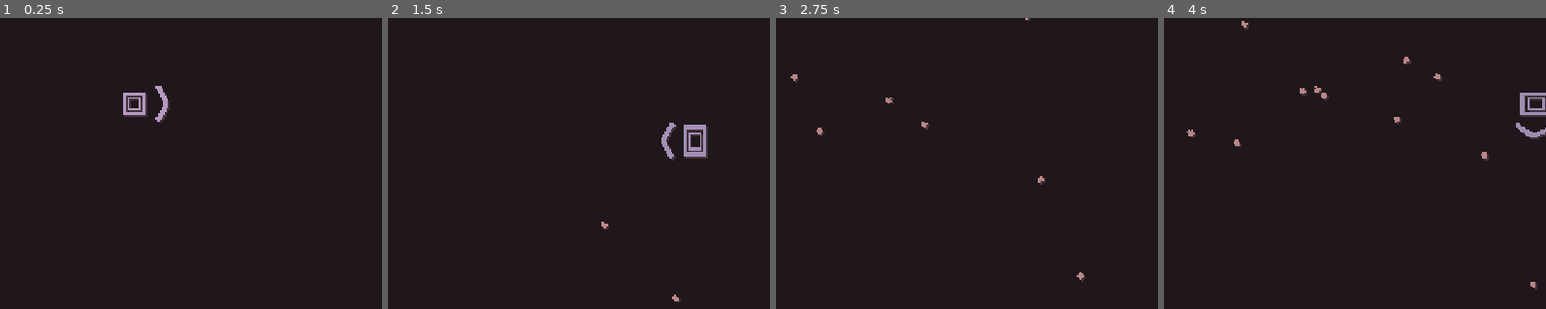
Above: before the commit, frames 1-4 (left to right).
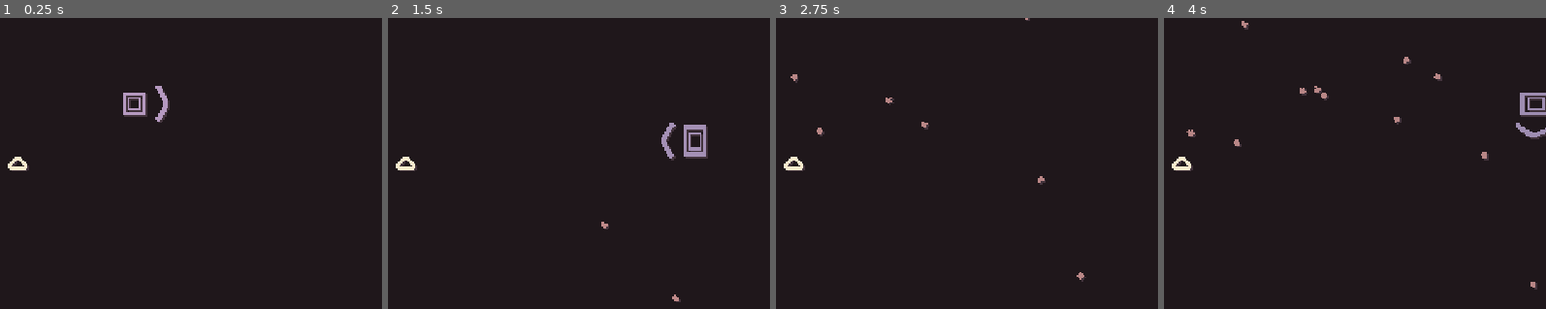
Above: after the commit, the same moments.

Repository: skibbl-dev/bisk-it-for-the-Ruscuit
Game: Godot game, scene res://scenes/game.tscn
Two runs of this game, one before a commit and one after it. Both use one fixed random seed, a clock stepped at 60 frames per second and the inputs below. This scene is started directly instead of the project's main scene. Sound files missing from this copy of the repository are replaced by a short silence.
Inputs (mouse positions are % of the whole screen's width and height, from its top left):
- Up to frame 1 (0.25 s): no input
- Up to frame 2 (1.5 s): move the mouse to (72, 45) at 0.52 s; hold D (right) 0.53-1.28 s; right-click (72, 45) at 0.6 s; click (72, 45) at 0.67 s; move the mouse to (29, 55) at 1.27 s; hold S (down) from 1.28 s (still down); click (29, 55) at 1.35 s
- Up to frame 3 (2.75 s): move the mouse to (59, 28) at 2.02 s; release S (down) at 2.03 s; hold D (right) from 2.03 s (still down); right-click (59, 28) at 2.1 s; click (59, 28) at 2.17 s
- Up to frame 4 (4 s): move the mouse to (44, 70) at 2.77 s; release D (right) at 2.78 s; hold W (up) 2.78-3.53 s; click (44, 70) at 2.85 s; move the mouse to (80, 65) at 3.52 s; hold A (left) from 3.53 s (still down); right-click (80, 65) at 3.6 s; click (80, 65) at 3.67 s
The pictures show only the part of the screen within x 32-82%, y 35-85%; the shares and areas given below are measured in that part.

The runs differ from the first frame. In frame 1, 0.2% of the frame differs, in the area x 2-8%, y 47-53%; in frame 2, 0.2%; in frame 3, 0.2%; in frame 4, 0.2%.

Commit message:
Wave Indicator A rrow

Diff:
--- a/scenes/game.tscn
+++ b/scenes/game.tscn
@@ -10,6 +10,7 @@
 [ext_resource type="Texture2D" uid="uid://cql8hos43jppj" path="res://assets/WaveCompleted.png" id="8_gee14"]
 [ext_resource type="Texture2D" uid="uid://dcfcddemtxxmy" path="res://assets/RunIndicatorbackground.png" id="9_0tnpc"]
 [ext_resource type="Texture2D" uid="uid://bj5k2suu72ekk" path="res://assets/WaveTransition/CentipedeBoss.png" id="10_vtaks"]
+[ext_resource type="Texture2D" uid="uid://jnnl6vkj7gdv" path="res://assets/WaveTransition/CurrentWaveIndicator.png" id="11_kvpfn"]
 
 [sub_resource type="Animation" id="Animation_gee14"]
 length = 0.001
@@ -64,6 +65,18 @@
 "transitions": PackedFloat32Array(1),
 "update": 0,
 "values": [Vector2(480, 165.5)]
+}
+tracks/1/type = "value"
+tracks/1/imported = false
+tracks/1/enabled = true
+tracks/1/path = NodePath("WaveTransition/RunIndicators:modulate")
+tracks/1/interp = 1
+tracks/1/loop_wrap = true
+tracks/1/keys = {
+"times": PackedFloat32Array(0),
+"transitions": PackedFloat32Array(1),
+"update": 0,
+"values": [Color(1, 1, 1, 0)]
 }
 
 [sub_resource type="Animation" id="Animation_0tnpc"]
@@ -89,12 +102,24 @@
 tracks/1/interp = 1
 tracks/1/loop_wrap = true
 tracks/1/keys = {
-"times": PackedFloat32Array(3),
+"times": PackedFloat32Array(2.7),
 "transitions": PackedFloat32Array(1),
 "values": [{
 "args": [],
 "method": &"spawn_next_wave"
 }]
+}
+tracks/2/type = "value"
+tracks/2/imported = false
+tracks/2/enabled = true
+tracks/2/path = NodePath("WaveTransition/RunIndicators:modulate")
+tracks/2/interp = 1
+tracks/2/loop_wrap = true
+tracks/2/keys = {
+"times": PackedFloat32Array(0.9, 1.2),
+"transitions": PackedFloat32Array(0.840895, 1),
+"update": 0,
+"values": [Color(1, 1, 1, 0), Color(1, 1, 1, 1)]
 }
 
 [sub_resource type="AnimationLibrary" id="AnimationLibrary_vtaks"]
@@ -191,8 +216,8 @@
 grow_vertical = 2
 texture = ExtResource("8_gee14")
 
-[node name="RunIndicators" type="TextureRect" parent="WaveTransition/WaveChanged"]
-layout_mode = 1
+[node name="RunIndicators" type="TextureRect" parent="WaveTransition"]
+modulate = Color(1, 1, 1, 0)
 anchors_preset = 8
 anchor_left = 0.5
 anchor_top = 0.5
@@ -207,49 +232,56 @@
 pivot_offset = Vector2(81, 8)
 texture = ExtResource("9_0tnpc")
 
-[node name="HBox" type="HBoxContainer" parent="WaveTransition/WaveChanged/RunIndicators"]
+[node name="HBox" type="HBoxContainer" parent="WaveTransition/RunIndicators"]
 layout_mode = 0
 offset_left = 1.0
 offset_right = 165.0
 offset_bottom = 16.0
 theme_override_constants/separation = 0
 
-[node name="TextureRect" type="TextureRect" parent="WaveTransition/WaveChanged/RunIndicators/HBox"]
-layout_mode = 2
-texture = ExtResource("10_vtaks")
-
-[node name="TextureRect2" type="TextureRect" parent="WaveTransition/WaveChanged/RunIndicators/HBox"]
-layout_mode = 2
-texture = ExtResource("10_vtaks")
-
-[node name="TextureRect3" type="TextureRect" parent="WaveTransition/WaveChanged/RunIndicators/HBox"]
-layout_mode = 2
-texture = ExtResource("10_vtaks")
-
-[node name="TextureRect4" type="TextureRect" parent="WaveTransition/WaveChanged/RunIndicators/HBox"]
-layout_mode = 2
-texture = ExtResource("10_vtaks")
-
-[node name="TextureRect5" type="TextureRect" parent="WaveTransition/WaveChanged/RunIndicators/HBox"]
-layout_mode = 2
-texture = ExtResource("10_vtaks")
-
-[node name="TextureRect6" type="TextureRect" parent="WaveTransition/WaveChanged/RunIndicators/HBox"]
-layout_mode = 2
-texture = ExtResource("10_vtaks")
-
-[node name="TextureRect7" type="TextureRect" parent="WaveTransition/WaveChanged/RunIndicators/HBox"]
-layout_mode = 2
-texture = ExtResource("10_vtaks")
-
-[node name="TextureRect8" type="TextureRect" parent="WaveTransition/WaveChanged/RunIndicators/HBox"]
-layout_mode = 2
-texture = ExtResource("10_vtaks")
-
-[node name="TextureRect9" type="TextureRect" parent="WaveTransition/WaveChanged/RunIndicators/HBox"]
-layout_mode = 2
-texture = ExtResource("10_vtaks")
-
-[node name="TextureRect10" type="TextureRect" parent="WaveTransition/WaveChanged/RunIndicators/HBox"]
-layout_mode = 2
-texture = ExtResource("10_vtaks")
+[node name="TextureRect" type="TextureRect" parent="WaveTransition/RunIndicators/HBox"]
+layout_mode = 2
+texture = ExtResource("10_vtaks")
+
+[node name="TextureRect2" type="TextureRect" parent="WaveTransition/RunIndicators/HBox"]
+layout_mode = 2
+texture = ExtResource("10_vtaks")
+
+[node name="TextureRect3" type="TextureRect" parent="WaveTransition/RunIndicators/HBox"]
+layout_mode = 2
+texture = ExtResource("10_vtaks")
+
+[node name="TextureRect4" type="TextureRect" parent="WaveTransition/RunIndicators/HBox"]
+layout_mode = 2
+texture = ExtResource("10_vtaks")
+
+[node name="TextureRect5" type="TextureRect" parent="WaveTransition/RunIndicators/HBox"]
+layout_mode = 2
+texture = ExtResource("10_vtaks")
+
+[node name="TextureRect6" type="TextureRect" parent="WaveTransition/RunIndicators/HBox"]
+layout_mode = 2
+texture = ExtResource("10_vtaks")
+
+[node name="TextureRect7" type="TextureRect" parent="WaveTransition/RunIndicators/HBox"]
+layout_mode = 2
+texture = ExtResource("10_vtaks")
+
+[node name="TextureRect8" type="TextureRect" parent="WaveTransition/RunIndicators/HBox"]
+layout_mode = 2
+texture = ExtResource("10_vtaks")
+
+[node name="TextureRect9" type="TextureRect" parent="WaveTransition/RunIndicators/HBox"]
+layout_mode = 2
+texture = ExtResource("10_vtaks")
+
+[node name="TextureRect10" type="TextureRect" parent="WaveTransition/RunIndicators/HBox"]
+layout_mode = 2
+texture = ExtResource("10_vtaks")
+
+[node name="TextureRect" type="TextureRect" parent="WaveTransition"]
+offset_left = 162.0
+offset_top = 213.0
+offset_right = 174.0
+offset_bottom = 221.0
+texture = ExtResource("11_kvpfn")
Binary file added: assets/WaveTransition/CurrentWaveIndicator.png
Not shown, added: assets/WaveTransition/CurrentWaveIndicator.png.import
Not shown: 1 places in scenes/game.tscn that only renumber resources
